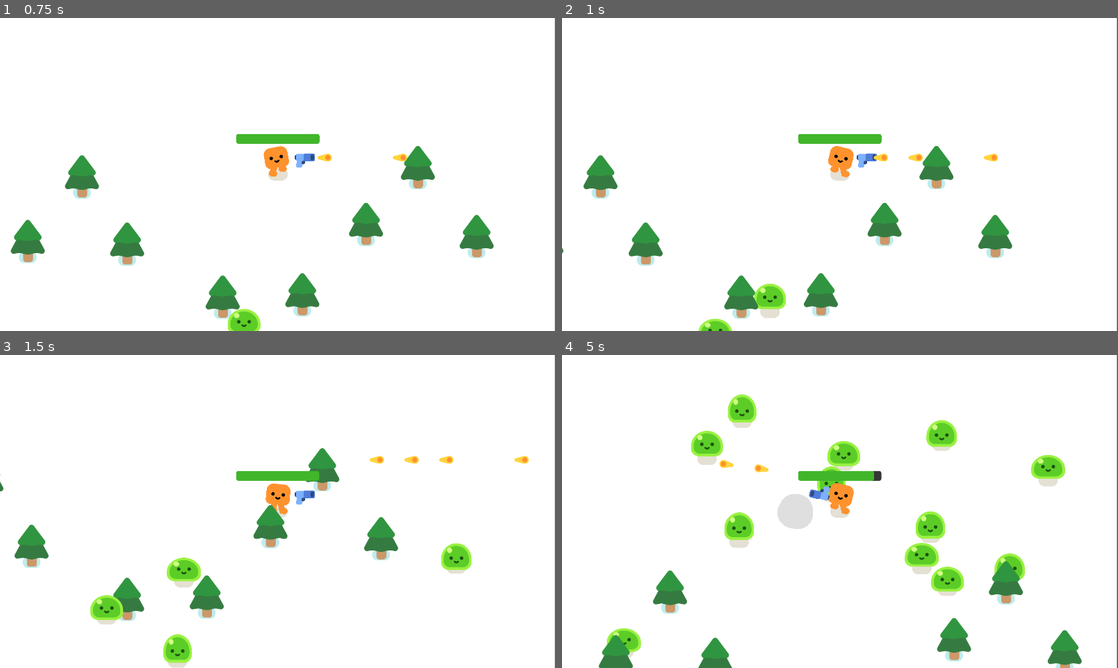
Above: before the commit, frames 1-4 (two rows, left to right).
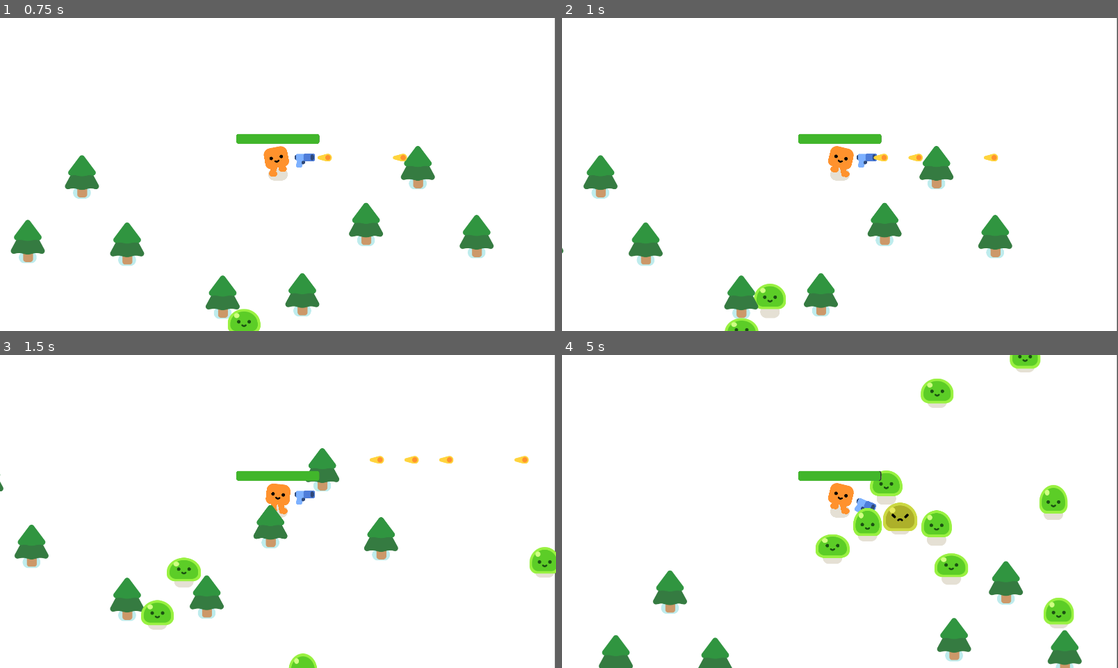
Above: after the commit, the same moments.

Repository: ra1nns/rogue-like-game-Noell-
Game: Godot game, scene res://rogue_game.tscn
The game is run twice, just before and just after one commit, with the same random seed, the same clock (stepped at 60 frames per second) and the same inputs.
Inputs:
- Up to frame 1 (0.75 s): tap Enter at 0.5 s; hold D (move_right) from 0.53 s (still down)
- Up to frame 2 (1 s): keep holding D (move_right)
- Up to frame 3 (1.5 s): release D (move_right) at 1.28 s; hold S (move_down) from 1.28 s (still down)
- Up to frame 4 (5 s): release S (move_down) at 2.03 s; hold D (move_right) 2.03-2.78 s; hold W (move_up) 2.78-3.53 s; hold A (move_left) from 3.53 s (still down)

Frame 1 is identical in both runs. In frame 2, 0.4% of the frame differs, in the area x 24-36%, y 95-100%; in frame 3, 2.3%; in frame 4, 9.3%, in the area x 8-93%, y 0-97%.

Commit message:
Last game update
Added a game over screen

Game now pauses when your health is depleted and will be needed to restart game to play again.

Diff:
--- a/rogue_game.gd
+++ b/rogue_game.gd
@@ -12,3 +12,8 @@
 
 func _on_timer_timeout():
 	spawn_mob()
+
+
+func _on_player_health_depleted():
+	%GameOver.visible = true
+	get_tree().paused = true
--- a/rogue_game.tscn
+++ b/rogue_game.tscn
@@ -24,6 +24,15 @@
 [node name="Player" parent="." instance=ExtResource("1_e0ia2")]
 position = Vector2(890, 476)
 
+[node name="Path2D" type="Path2D" parent="Player"]
+position = Vector2(-890, -476)
+curve = SubResource("Curve2D_7ww6b")
+
+[node name="PathFollow2D" type="PathFollow2D" parent="Player/Path2D"]
+unique_name_in_owner = true
+position = Vector2(-69, -123)
+rotation = 0.00519844
+
 [node name="Tree" parent="." instance=ExtResource("2_nn2d6")]
 position = Vector2(146, 762)
 
@@ -48,16 +57,37 @@
 [node name="Tree8" parent="." instance=ExtResource("2_nn2d6")]
 position = Vector2(1094, 946)
 
-[node name="Path2D" type="Path2D" parent="."]
-curve = SubResource("Curve2D_7ww6b")
-
-[node name="PathFollow2D" type="PathFollow2D" parent="Path2D"]
-unique_name_in_owner = true
-position = Vector2(-69, -123)
-rotation = 0.00519844
-
 [node name="Timer" type="Timer" parent="."]
 wait_time = 0.35
 autostart = true
 
+[node name="GameOver" type="CanvasLayer" parent="."]
+unique_name_in_owner = true
+visible = false
+
+[node name="ColorRect" type="ColorRect" parent="GameOver"]
+anchors_preset = 15
+anchor_right = 1.0
+anchor_bottom = 1.0
+grow_horizontal = 2
+grow_vertical = 2
+color = Color(0, 0, 0, 0.521569)
+
+[node name="Label" type="Label" parent="GameOver/ColorRect"]
+layout_mode = 1
+anchors_preset = 8
+anchor_left = 0.5
+anchor_top = 0.5
+anchor_right = 0.5
+anchor_bottom = 0.5
+offset_left = -43.5
+offset_top = -11.5
+offset_right = 43.5
+offset_bottom = 11.5
+grow_horizontal = 2
+grow_vertical = 2
+theme_override_font_sizes/font_size = 150
+text = "Game Over"
+
+[connection signal="health_depleted" from="Player" to="." method="_on_player_health_depleted"]
 [connection signal="timeout" from="Timer" to="." method="_on_timer_timeout"]
